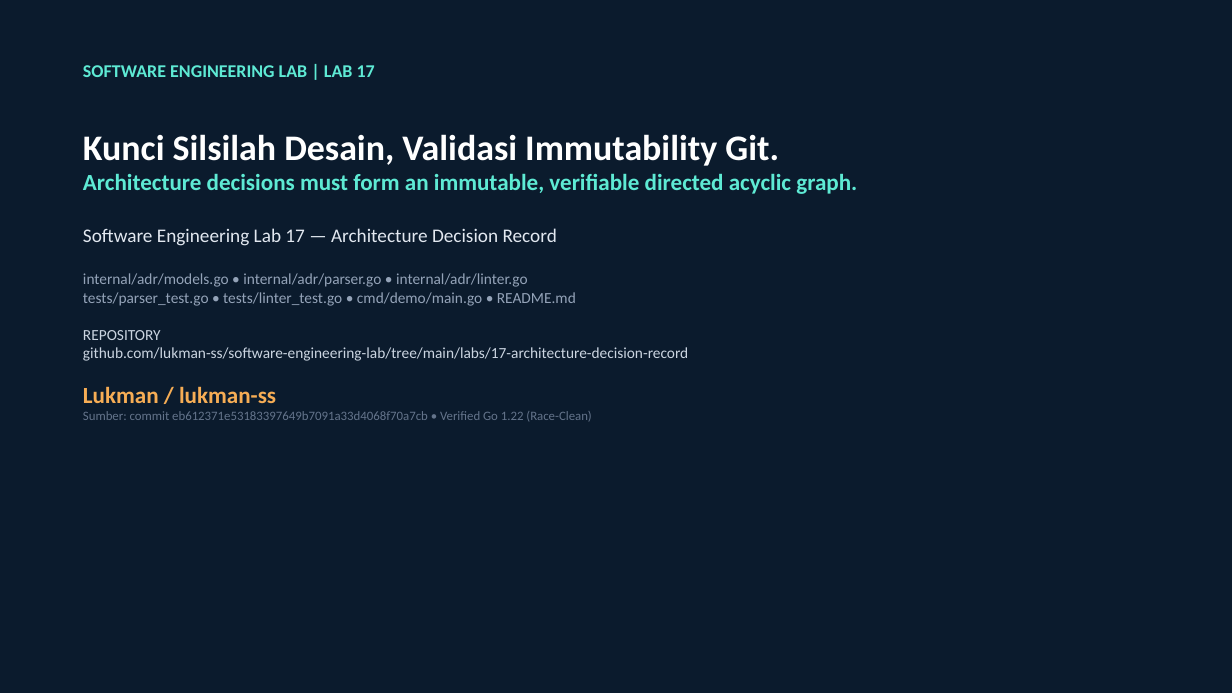
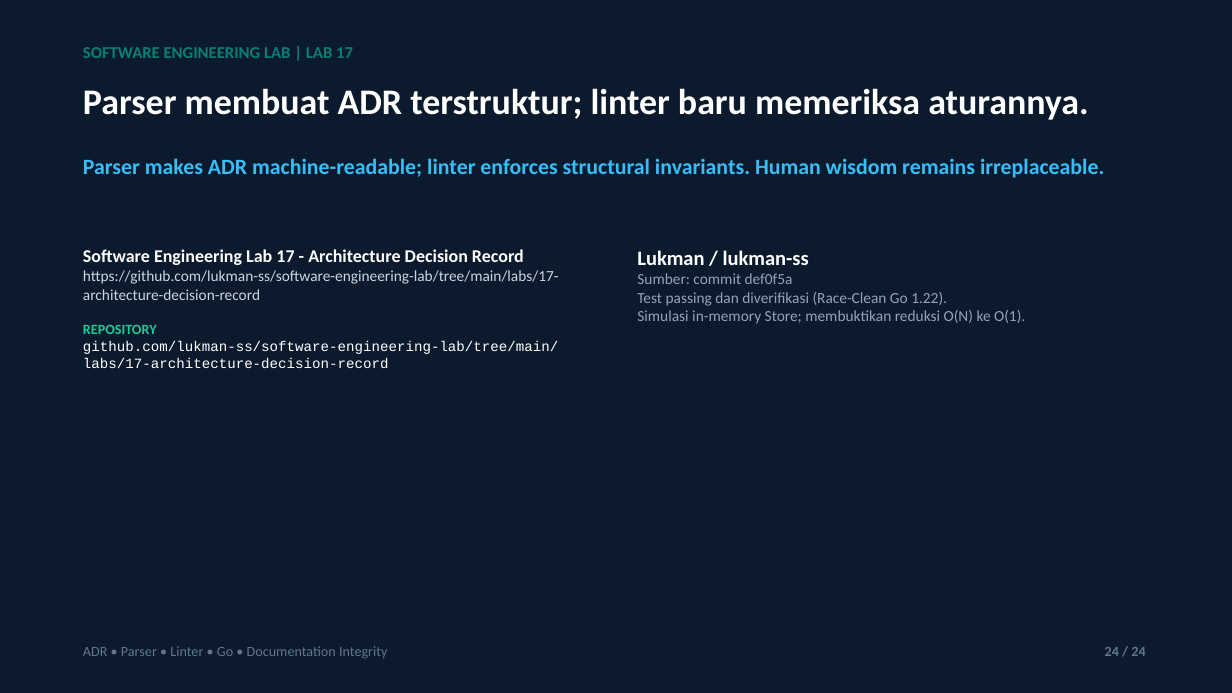
Before and after one commit to lukman-ss/software-engineering-lab, a slide deck: slide 24 of labs/17-architecture-decision-record/result/linkedin/lab-17-architecture-decision-record-carousel.pptx. Drawn at 1232x693 pixels with LibreOffice and Linux fonts; fonts in the diff are those of the drawing. Boxes give left, top, right and bottom in pixels: in the first picture for what was removed or moved away, otherwise in the second. Text is boxed around its words. In the diff, an @@ line names an element or a change of style, - is before the commit and + after.

Commit message:
feat(17-architecture-decision-record): auto-commit after 10-publication-designer

```diff
--- a/labs/17-architecture-decision-record/result/linkedin/lab-17-architecture-decision-record-carousel.pptx
+++ b/labs/17-architecture-decision-record/result/linkedin/lab-17-architecture-decision-record-carousel.pptx
@@ text "SOFTWARE ENGINEERING LAB | LAB ...": place and size @@
-text "SOFTWARE ENGINEERING LAB | LAB ..." at bbox=[83, 65, 857, 421]
+text "SOFTWARE ENGINEERING LAB | LAB ..." at bbox=[83, 47, 353, 58]
@@ text "SOFTWARE ENGINEERING LAB | LAB ..." at bbox=[83, 47, 353, 58]: size 14 to 13 pt, text colour #5EEAD4 to #087F76 @@
@@ text added at bbox=[83, 88, 1088, 120], 28 pt, text #FFFFFF, bold @@
+Parser membuat ADR terstruktur; linter baru memeriksa aturannya.
@@ text at bbox=[83, 134, 857, 421]: paragraphs removed @@
-Kunci Silsilah Desain, Validasi Immutability Git.
-Architecture decisions must form an immutable, verifiable directed acyclic graph.
-Software Engineering Lab 17 — Architecture Decision Record
-internal/adr/models.go • internal/adr/parser.go • internal/adr/linter.go
-tests/parser_test.go • tests/linter_test.go • cmd/demo/main.go • README.md
-REPOSITORY
-github.com/lukman-ss/software-engineering-lab/tree/main/labs/17-architecture-decision-record
-Lukman / lukman-ss
-Sumber: commit eb612371e53183397649b7091a33d4068f70a7cb • Verified Go 1.22 (Race-Clean)
@@ text added at bbox=[83, 158, 1104, 178], 17 pt, text #38BDF8, bold @@
+Parser makes ADR machine-readable; linter enforces structural invariants. Human wisdom remains irreplaceable.
@@ text added at bbox=[83, 249, 559, 368], 11 pt, text #FFFFFF @@
+Software Engineering Lab 17 - Architecture Decision Record
+https://github.com/lukman-ss/software-engineering-lab/tree/main/labs/17-architecture-decision-record
+REPOSITORY
+github.com/lukman-ss/software-engineering-lab/tree/main/labs/17-architecture-decision-record
@@ text added at bbox=[637, 250, 1025, 324], 12 pt, text #94A3B8 @@
+Lukman / lukman-ss
+Sumber: commit def0f5a
+Test passing dan diverifikasi (Race-Clean Go 1.22).
+Simulasi in-memory Store; membuktikan reduksi O(N) ke O(1).
@@ text added at bbox=[83, 646, 387, 658], 11 pt, text #64748B @@
+ADR • Parser • Linter • Go • Documentation Integrity
@@ text added at bbox=[1105, 647, 1145, 656], 11 pt, text #64748B, bold @@
+24 / 24
```
Also in this commit, not shown: 1 other slide changed, 22 slides added, 22 slides removed, 9 other files.
